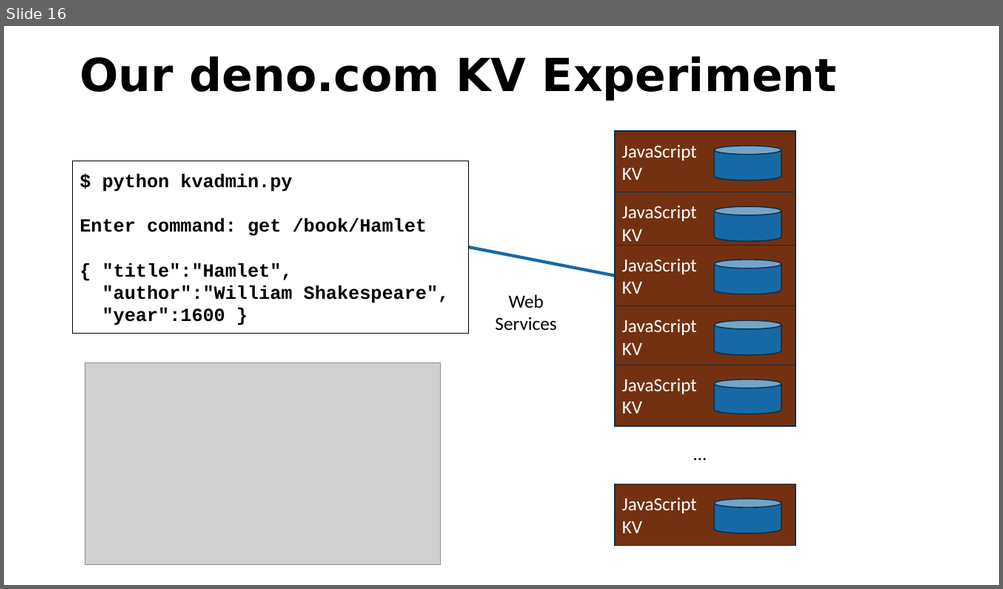
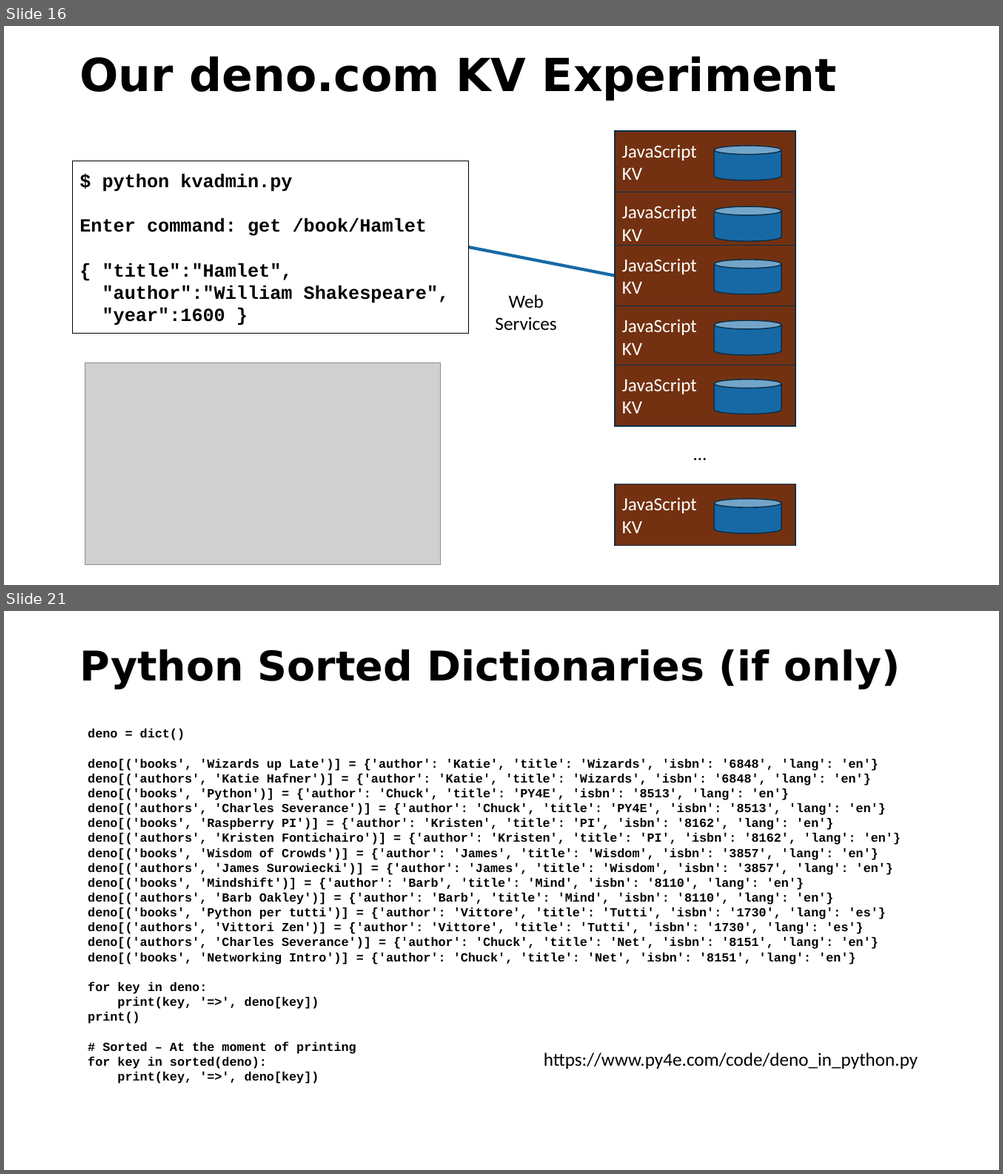
Before and after one commit to csev/pg4e, a slide deck: lectures/07-DenoKV.pptx. Shown one above the other, each under a label of ours: slide 16 before the commit, slides 16 and 21 after it; the slides between them are not shown. The pictures are 1003x589 and 1003x1174 pixels, drawn with LibreOffice and Linux fonts; fonts in the diff are those of the drawing; grey boxes stand for pictures. Boxes give left, top, right and bottom in pixels: in the first picture for what was removed or moved away, otherwise in the second. Text is boxed around its words. In the diff, an @@ line names an element or a change of style, - is before the commit and + after.

```diff
--- a/lectures/07-DenoKV.pptx
+++ b/lectures/07-DenoKV.pptx
@@ slide 21 added at (x1=4, y1=611, x2=999, y2=1170), background #FFFFFF @@
@@ title added at (x1=79, y1=649, x2=900, y2=689), 39.6 pt, text #000000, bold @@
+Python Sorted Dictionaries (if only)
@@ text added at (x1=88, y1=729, x2=900, y2=1084), 12 pt, text #000000, bold @@
+deno = dict()
+deno[('books', 'Wizards up Late')] = {'author': 'Katie', 'title': 'Wizards', 'isbn': '6848', 'lang': 'en'}
+deno[('authors', 'Katie Hafner')] = {'author': 'Katie', 'title': 'Wizards', 'isbn': '6848', 'lang': 'en'}
+deno[('books', 'Python')] = {'author': 'Chuck', 'title': 'PY4E', 'isbn': '8513', 'lang': 'en'}
+deno[('authors', 'Charles Severance')] = {'author': 'Chuck', 'title': 'PY4E', 'isbn': '8513', 'lang': 'en'}
+deno[('books', 'Raspberry PI')] = {'author': 'Kristen', 'title': 'PI', 'isbn': '8162', 'lang': 'en'}
+deno[('authors', 'Kristen Fontichairo')] = {'author': 'Kristen', 'title': 'PI', 'isbn': '8162', 'lang': 'en'}
+deno[('books', 'Wisdom of Crowds')] = {'author': 'James', 'title': 'Wisdom', 'isbn': '3857', 'lang': 'en'}
+deno[('authors', 'James Surowiecki')] = {'author': 'James', 'title': 'Wisdom', 'isbn': '3857', 'lang': 'en'}
+deno[('books', 'Mindshift')] = {'author': 'Barb', 'title': 'Mind', 'isbn': '8110', 'lang': 'en'}
+deno[('authors', 'Barb Oakley')] = {'author': 'Barb', 'title': 'Mind', 'isbn': '8110', 'lang': 'en'}
+deno[('books', 'Python per tutti')] = {'author': 'Vittore', 'title': 'Tutti', 'isbn': '1730', 'lang': 'es'}
+deno[('authors', 'Vittori Zen')] = {'author': 'Vittore', 'title': 'Tutti', 'isbn': '1730', 'lang': 'es'}
+deno[('authors', 'Charles Severance')] = {'author': 'Chuck', 'title': 'Net', 'isbn': '8151', 'lang': 'en'}
+deno[('books', 'Networking Intro')] = {'author': 'Chuck', 'title': 'Net', 'isbn': '8151', 'lang': 'en'}
+for key in deno:
+print(key, '=>', deno[key])
+print()
+# Sorted – At the moment of printing
+for key in sorted(deno):
+print(key, '=>', deno[key])
@@ text added at (x1=543, y1=1053, x2=917, y2=1069), 18 pt, text #000000 @@
+https://www.py4e.com/code/deno_in_python.py
```
Also in this commit, not shown: 3 slides changed, 19 other slides added, 2 other files.
